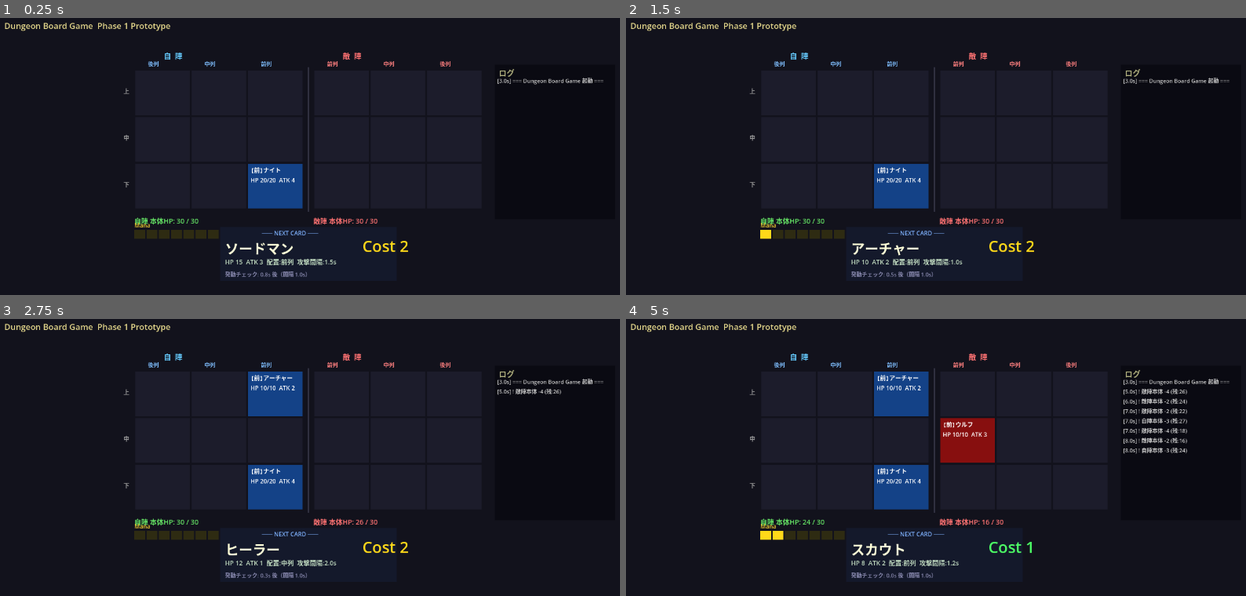
Above: before the commit, frames 1-4 (two rows, left to right).
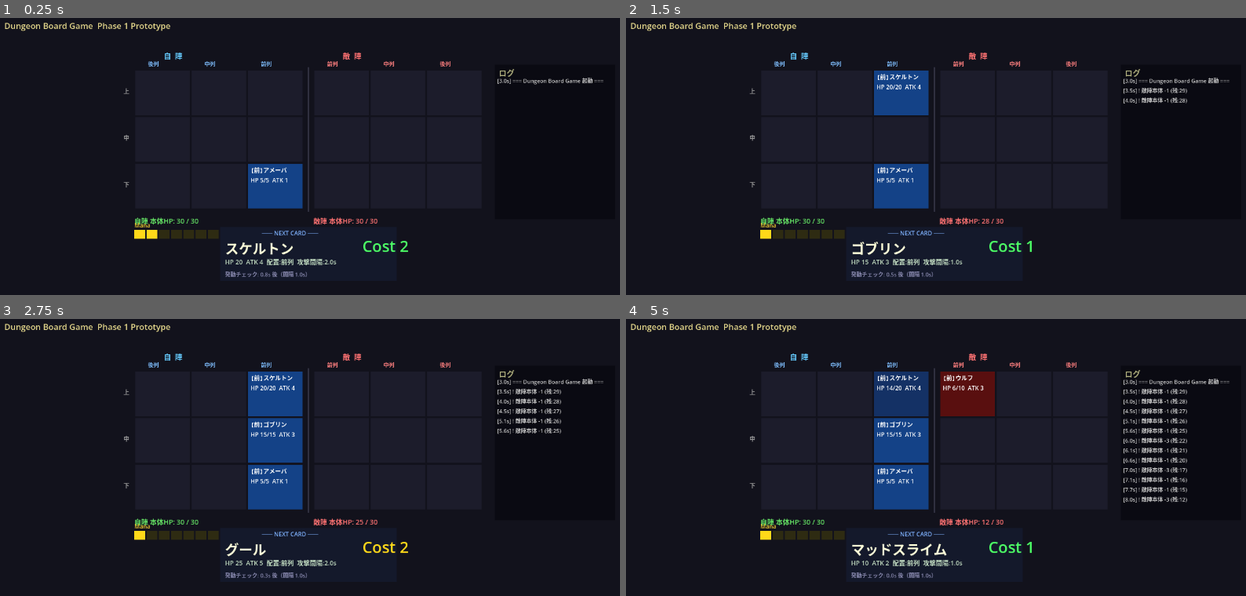
Above: after the commit, the same moments.

Repository: kazumak334-create/dungeon-board-game
Game: Godot game, scene res://scenes/Main.tscn
The game is run twice, just before and just after one commit, with the same random seed, the same clock (stepped at 60 frames per second) and the same inputs.
Inputs:
- Up to frame 1 (0.25 s): no input
- Up to frame 2 (1.5 s): tap Enter at 0.5 s
- Up to frame 3 (2.75 s): tap Space at 2 s
- Up to frame 4 (5 s): tap Enter at 3.5 s

The runs differ from the first frame. In frame 1, 0.6% of the frame differs, in the area x 21-66%, y 53-89%; in frame 2, 2.1%; in frame 3, 2.3%; in frame 4, 7.1%, in the area x 23-91%, y 18-90%.

Commit message:
feat: カードデータ構造拡張と攻撃範囲多行対応
- UnitData に race / attack_range フィールドを追加（clone対応）
- card_database.md 準拠の9種ユニットをDeckManagerに実装
  （スライム3・アンデッド3・獣3、cost 1-2中心）
- BoardManager に _get_target_rows() を追加し攻撃範囲を多行対応
- EnemyAI のユニット定義に race / attack_range を追加

Co-Authored-By: Claude Sonnet 4.6 <noreply@anthropic.com>

Diff:
--- a/scripts/BoardManager.gd
+++ b/scripts/BoardManager.gd
@@ -62,11 +62,28 @@
 
 func _do_attack(side: int, row: int, col: int, attacker: Object, enemy_side: int, base_hp: Array) -> void:
 	var enemy_front_col: int = 2 if enemy_side == 0 else 0
-	var target = board[enemy_side][row][enemy_front_col]
-	if target != null:
-		target.take_damage(attacker.attack)
-		if not target.is_alive():
-			remove_unit(enemy_side, row, enemy_front_col)
-	else:
-		base_hp[enemy_side] = max(0, base_hp[enemy_side] - attacker.attack)
-		emit_signal("base_damaged", enemy_side, attacker.attack)
+	var target_rows: Array = _get_target_rows(row, attacker.attack_range)
+	for target_row in target_rows:
+		var target = board[enemy_side][target_row][enemy_front_col]
+		if target != null:
+			target.take_damage(attacker.attack)
+			if not target.is_alive():
+				remove_unit(enemy_side, target_row, enemy_front_col)
+		else:
+			base_hp[enemy_side] = max(0, base_hp[enemy_side] - attacker.attack)
+			emit_signal("base_damaged", enemy_side, attacker.attack)
+
+func _get_target_rows(attacker_row: int, attack_range: String) -> Array:
+	match attack_range:
+		"上含む2行":
+			if attacker_row > 0:
+				return [attacker_row - 1, attacker_row]
+			return [attacker_row]
+		"下含む2行":
+			if attacker_row < 2:
+				return [attacker_row, attacker_row + 1]
+			return [attacker_row]
+		"上下含む3行":
+			return [0, 1, 2]
+		_:
+			return [attacker_row]
--- a/scripts/DeckManager.gd
+++ b/scripts/DeckManager.gd
@@ -19,24 +19,43 @@
 	_build_default_deck()
 
 func _build_default_deck() -> void:
-	var definitions: Array = [
-		{"name": "スカウト",   "hp": 8,  "atk": 2, "interval": 1.2, "cost": 1, "col": 0},
-		{"name": "ソードマン", "hp": 15, "atk": 3, "interval": 1.5, "cost": 2, "col": 0},
-		{"name": "アーチャー", "hp": 10, "atk": 2, "interval": 1.0, "cost": 2, "col": 0},
-		{"name": "ナイト",     "hp": 20, "atk": 4, "interval": 2.0, "cost": 3, "col": 0},
-		{"name": "ヒーラー",   "hp": 12, "atk": 1, "interval": 2.0, "cost": 2, "col": 1},
-		{"name": "ウィザード", "hp": 8,  "atk": 5, "interval": 2.5, "cost": 3, "col": 1},
+	# card_database.md 準拠のユニット定義（race・attack_range を含む）
+	var card_pool: Dictionary = {
+		"アメーバ":       {"hp":  5, "atk": 1, "interval": 0.5, "cost": 1, "col": 0, "race": "スライム",   "range": "1行"},
+		"マッドスライム": {"hp": 10, "atk": 2, "interval": 1.0, "cost": 1, "col": 0, "race": "スライム",   "range": "1行"},
+		"ゼリーフィッシュ":{"hp":  8, "atk": 1, "interval": 1.0, "cost": 1, "col": 0, "race": "スライム",   "range": "1行"},
+		"スケルトン":     {"hp": 20, "atk": 4, "interval": 2.0, "cost": 2, "col": 0, "race": "アンデッド", "range": "1行"},
+		"グール":         {"hp": 25, "atk": 5, "interval": 2.0, "cost": 2, "col": 0, "race": "アンデッド", "range": "1行"},
+		"バンシー":       {"hp": 10, "atk": 1, "interval": 2.0, "cost": 2, "col": 0, "race": "アンデッド", "range": "上下含む3行"},
+		"ゴブリン":       {"hp": 15, "atk": 3, "interval": 1.0, "cost": 1, "col": 0, "race": "獣",         "range": "1行"},
+		"ウルフ":         {"hp": 20, "atk": 5, "interval": 1.5, "cost": 2, "col": 0, "race": "獣",         "range": "1行"},
+		"コカトリス":     {"hp": 18, "atk": 4, "interval": 2.0, "cost": 2, "col": 0, "race": "獣",         "range": "上含む2行"},
+	}
+
+	# 初期デッキ構成（9枚：cost 1-2 中心、重複あり）
+	var deck_list: Array = [
+		"アメーバ", "アメーバ",
+		"マッドスライム",
+		"ゴブリン", "ゴブリン",
+		"スケルトン",
+		"グール",
+		"ウルフ",
+		"バンシー",
 	]
+
 	var UnitDataScript = load("res://scripts/UnitData.gd")
-	for d in definitions:
+	for card_name in deck_list:
+		var d: Dictionary = card_pool[card_name]
 		var u = UnitDataScript.new()
-		u.unit_name = d["name"]
+		u.unit_name = card_name
 		u.max_hp = d["hp"]
 		u.current_hp = d["hp"]
 		u.attack = d["atk"]
 		u.attack_interval = d["interval"]
 		u.cost = d["cost"]
 		u.assigned_col = d["col"]
+		u.race = d["race"]
+		u.attack_range = d["range"]
 		deck.append(u)
 	deck.shuffle()
 
--- a/scripts/EnemyAI.gd
+++ b/scripts/EnemyAI.gd
@@ -12,11 +12,11 @@
 
 func _build_enemy_deck() -> void:
 	var definitions: Array = [
-		{"name": "ゴブリン",   "hp": 6,  "atk": 2, "interval": 1.0, "cost": 1, "col": 0},
-		{"name": "オーク",     "hp": 18, "atk": 4, "interval": 2.0, "cost": 3, "col": 0},
-		{"name": "スケルトン", "hp": 8,  "atk": 2, "interval": 1.2, "cost": 2, "col": 0},
-		{"name": "ウルフ",     "hp": 10, "atk": 3, "interval": 1.0, "cost": 2, "col": 0},
-		{"name": "シャーマン", "hp": 10, "atk": 2, "interval": 2.0, "cost": 2, "col": 1},
+		{"name": "ゴブリン",   "hp": 6,  "atk": 2, "interval": 1.0, "cost": 1, "col": 0, "race": "獣",         "range": "1行"},
+		{"name": "オーク",     "hp": 18, "atk": 4, "interval": 2.0, "cost": 3, "col": 0, "race": "獣",         "range": "1行"},
+		{"name": "スケルトン", "hp": 8,  "atk": 2, "interval": 1.2, "cost": 2, "col": 0, "race": "アンデッド", "range": "1行"},
+		{"name": "ウルフ",     "hp": 10, "atk": 3, "interval": 1.0, "cost": 2, "col": 0, "race": "獣",         "range": "1行"},
+		{"name": "シャーマン", "hp": 10, "atk": 2, "interval": 2.0, "cost": 2, "col": 1, "race": "獣",         "range": "1行"},
 	]
 	var UnitDataScript = load("res://scripts/UnitData.gd")
 	for d in definitions:
@@ -28,6 +28,8 @@
 		u.attack_interval = d["interval"]
 		u.cost = d["cost"]
 		u.assigned_col = d["col"]
+		u.race = d["race"]
+		u.attack_range = d["range"]
 		enemy_deck.append(u)
 	enemy_deck.shuffle()
 
--- a/scripts/UnitData.gd
+++ b/scripts/UnitData.gd
@@ -9,6 +9,8 @@
 var attack_interval: float = 1.5
 var cost: int = 2
 var assigned_col: int = 0
+var race: String = ""
+var attack_range: String = "1行"
 
 func is_alive() -> bool:
 	return current_hp > 0
@@ -26,4 +28,6 @@
 	d.attack_interval = attack_interval
 	d.cost = cost
 	d.assigned_col = assigned_col
+	d.race = race
+	d.attack_range = attack_range
 	return d
Not shown, changed: CHANGELOG.md
